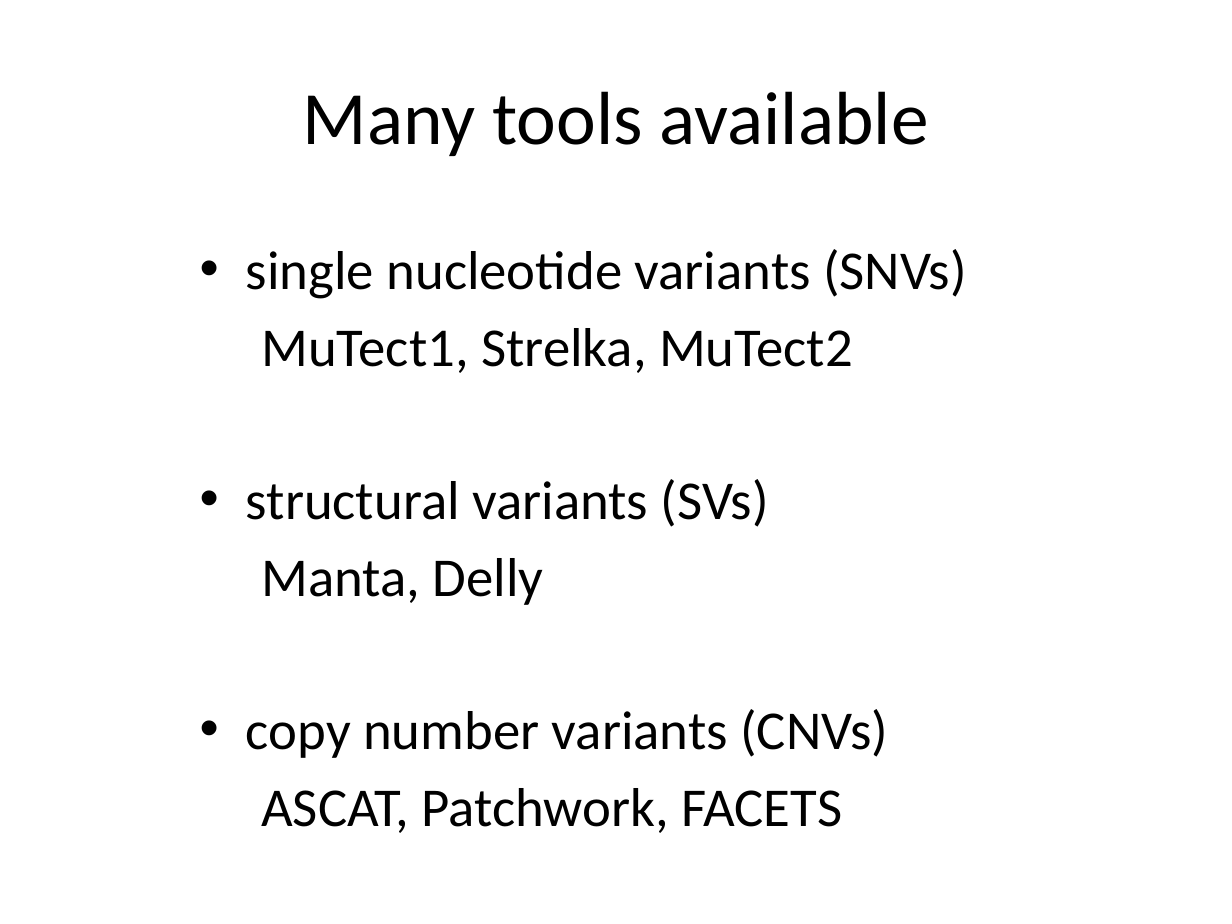
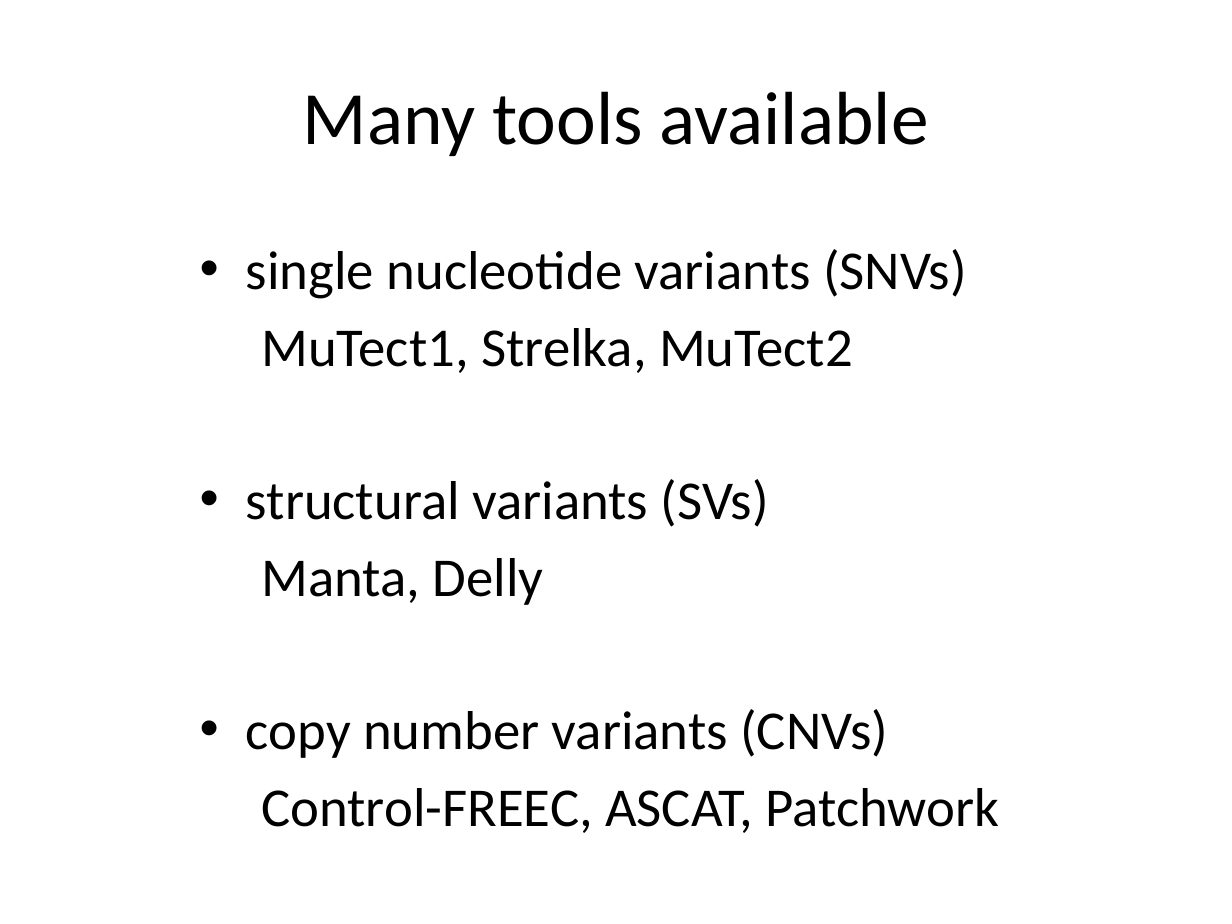
Before and after one commit to malinlarsson/courses, a slide deck: slide 22 of ngsgu/cancergenomics/1710/slides/cancer_genomics.pptx. Drawn at 1232x924 pixels with LibreOffice and Linux fonts; fonts in the diff are those of the drawing. Boxes give left, top, right and bottom in pixels: in the first picture for what was removed or moved away, otherwise in the second. Text is boxed around its words. In the diff, an @@ line names an element or a change of style, - is before the commit and + after.

Commit message:
updated slides

```diff
--- a/ngsgu/cancergenomics/1710/slides/cancer_genomics.pptx
+++ b/ngsgu/cancergenomics/1710/slides/cancer_genomics.pptx
@@ text at bbox=[261, 788, 1000, 833]: text changed @@
-ASCAT, Patchwork, FACETS
+Control-FREEC, ASCAT, Patchwork
```
Also in this commit, not shown: 2 other slides changed, 1 slide added, 1 other file.
